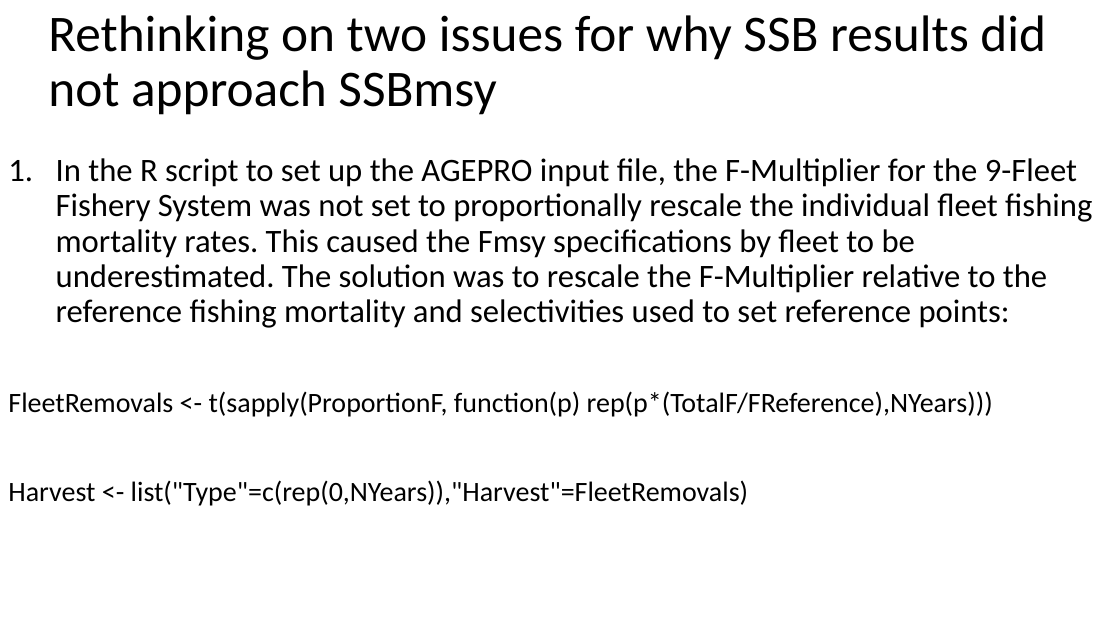
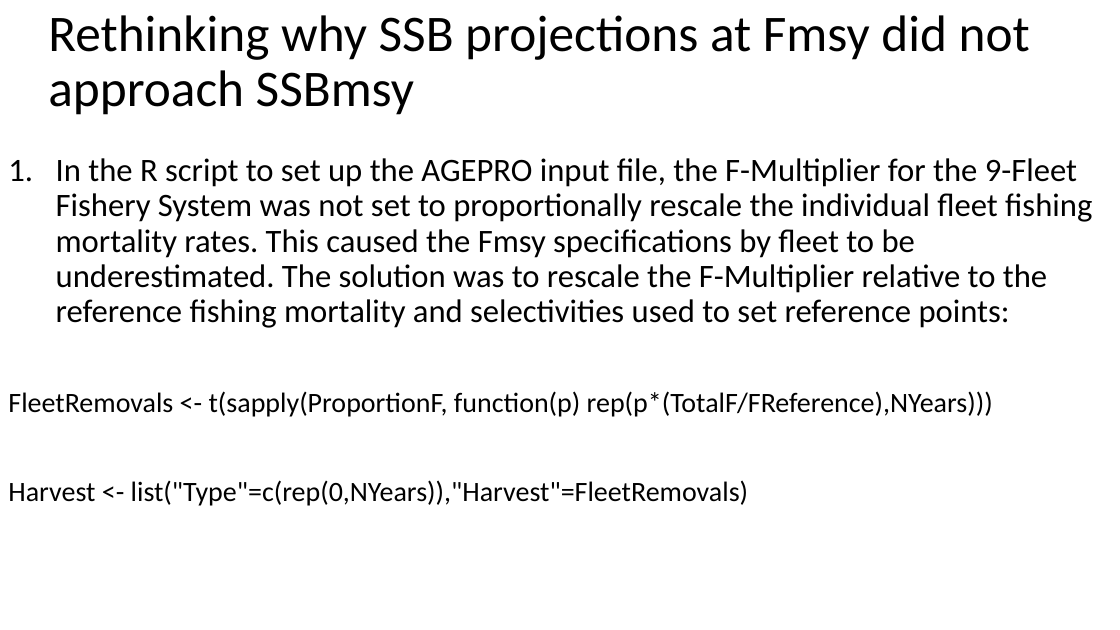
Before and after one commit to PIFSCstockassessments/2024-WCNPO-MLS-Rebuilding, a slide deck: slide 5 of WCNPO Striped Marlin 21-Mar-2024.pptx. Drawn at 1120x630 pixels with LibreOffice and Linux fonts; fonts in the diff are those of the drawing. Boxes give left, top, right and bottom in pixels: in the first picture for what was removed or moved away, otherwise in the second. Text is boxed around its words. In the diff, an @@ line names an element or a change of style, - is before the commit and + after.

```diff
--- a/WCNPO Striped Marlin 21-Mar-2024.pptx
+++ b/WCNPO Striped Marlin 21-Mar-2024.pptx
@@ title at (48, 15, 1030, 115): text changed @@
-Rethinking on two issues for why SSB results did not approach SSBmsy
+Rethinking why SSB projections at Fmsy did not approach SSBmsy
```
Also in this commit, not shown: 2 other slides changed.
